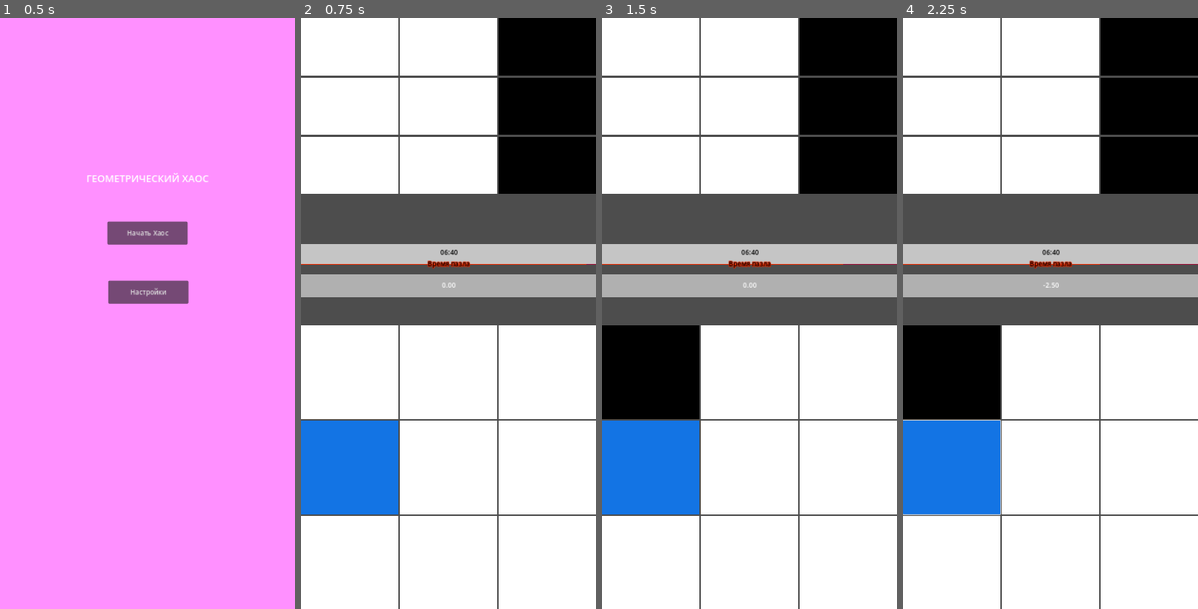
Above: before the commit, frames 1-4 (left to right).
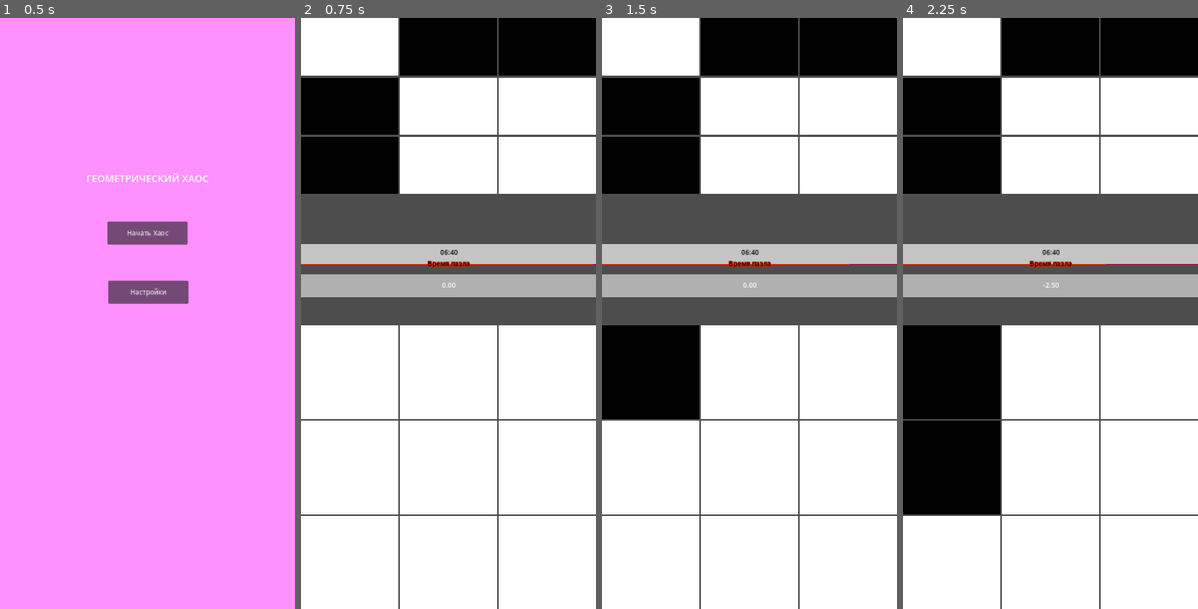
Above: after the commit, the same moments.

Repository: Less-ThanThree/square-chaos
Game: Godot game, scene res://Scenes/Main/Main.tscn
The game is run twice, just before and just after one commit, with the same random seed, the same clock (stepped at 60 frames per second) and the same inputs.
Inputs (mouse positions are in pixels of both pictures, inside the frame that each line leads up to):
- Up to frame 1 (0.5 s): no input
- Up to frame 2 (0.75 s): click "Начать Хаос" at 0.5 s
- Up to frame 3 (1.5 s): click (652, 372) at 1.27 s
- Up to frame 4 (2.25 s): click (953, 467) at 2.02 s

Frame 1 is identical in both runs. In frame 2, 21% of the frame differs, in the area x 0-100%, y 0-84%; in frame 3, 21%; in frame 4, 21%, in the area x 0-100%, y 0-85%.
Error in both runs: Attempt to call function 'get_device_name' in base 'null instance' on a null instance. (res://GlobalScripts/DeviceInfo.gd:7)

Commit message:
Fix dynamic change stage

Diff:
--- a/GlobalScripts/PlayerStatus.gd
+++ b/GlobalScripts/PlayerStatus.gd
@@ -156,8 +156,8 @@
 		"PlatesDebuffMin": 3,
 		"PlatesDebuffMax": 5,
 		"Path": true,
-		"AvalibaleBuffsId": [0, 1, 8, 11, 10],
-		"AvalibaleDebuffsId": [0, 1, 8, 10],
+		"AvalibaleBuffsId": [0 ,3, 1, 8, 11, 10],
+		"AvalibaleDebuffsId": [0, 3, 1, 8, 10],
 	},
 	4: {
 		"PointsStage": 3800.0,
@@ -171,8 +171,8 @@
 		"PlatesDebuffMin": 0,
 		"PlatesDebuffMax": 0,
 		"Path": true,
-		"AvalibaleBuffsId": [0, 1, 4, 8, 9, 11, 10],
-		"AvalibaleDebuffsId": [0, 1, 4, 8, 9, 10],
+		"AvalibaleBuffsId": [0, 1, 3, 4, 8, 9, 11, 10],
+		"AvalibaleDebuff sId": [0, 1, 3, 4, 8, 9, 10],
 	},
 	5: {
 		"PointsStage": 8200.0,
@@ -186,8 +186,8 @@
 		"PlatesDebuffMin": 0,
 		"PlatesDebuffMax": 0,
 		"Path": true,
-		"AvalibaleBuffsId": [0, 1, 4, 5, 8, 9, 11],
-		"AvalibaleDebuffsId": [0, 1, 4, 5, 8, 9, 10],
+		"AvalibaleBuffsId": [0, 1, 4, 3, 5, 8, 9, 11],
+		"AvalibaleDebuffsId": [0, 1, 4, 3, 5, 8, 9, 10],
 	},
 	6: {
 		"PointsStage": 14600.0,
@@ -201,8 +201,8 @@
 		"PlatesDebuffMin": 0,
 		"PlatesDebuffMax": 0,
 		"Path": true,
-		"AvalibaleBuffsId": [0, 1, 4, 5, 6, 8, 9],
-		"AvalibaleDebuffsId": [0, 1, 4, 5, 6, 8, 9],
+		"AvalibaleBuffsId": [0, 1, 3, 4, 5, 6, 8, 9],
+		"AvalibaleDebuffsId": [0, 1, 3, 4, 5, 6, 8, 9],
 	},
 	7: {
 		"PointsStage": 28800.0,
--- a/Scenes/Game/GameWithPath.gd
+++ b/Scenes/Game/GameWithPath.gd
@@ -20,14 +20,6 @@
 	timerWaitField2.wait_time = ProbabilityBank.StateFading["VisibleTime"]
 	timerInvisibleField1.wait_time = ProbabilityBank.StateFading["InvisibleTime"]
 	timerInvisibleField2.wait_time = ProbabilityBank.StateFading["InvisibleTime"]
-
-#	tween = get_tree().create_tween()
-#
-#	tween.tween_property(rectFadingField1, "color", colorEnd, ProbabilityBank.StateFading["FadeInTime"])
-#	tween.tween_property(rectFadingField1, "color", colorStart, ProbabilityBank.StateFading["FadeOutTime"])
-#	tween.tween_property(rectFadingField2, "color", colorEnd, ProbabilityBank.StateFading["FadeInTime"])
-#	tween.tween_property(rectFadingField2, "color", colorStart, ProbabilityBank.StateFading["FadeOutTime"])
-#	tween.stop()
 
 func _process(delta):
 	if PlayerStatus.getIsFadingBuffActive():
--- a/Scenes/Main/Game.gd
+++ b/Scenes/Main/Game.gd
@@ -2,7 +2,8 @@
 
 @onready var levelNoPath = preload("res://Scenes/Game/GameNoPath.tscn")
 @onready var levelWithPath = preload("res://Scenes/Game/GameWithPath.tscn")
-@onready var timer = $Timer
+@onready var timerCheckStageWithPath = $TimerCheckStageWithPath
+@onready var timerCheckStageNoPath = $TimerCheckStageNoPath
 @onready var isErrorRect = $isErrorFlash
 
 var currentLevel
@@ -25,17 +26,28 @@
 	if PlayerStatus.getIsErrorPlate():
 		animatedFlash()
 
-func _on_timer_timeout():
+func animatedFlash():
+	tween = get_tree().create_tween()
+	tween.tween_property(isErrorRect, "color", colorErrorEnd, 0.2)
+	tween.tween_property(isErrorRect, "color", colorError, 0.2)
+	tween.play()
+
+func _on_timer_check_stage_with_path_timeout():
 	if PlayerStatus.getPath():
 		self.remove_child(currentLevel)
 		PlayerStatus.setCurrentLevelField()
 		currentLevel = levelWithPath.instantiate()
 		self.add_child(currentLevel)
-		timer.stop()
+		timerCheckStageWithPath.stop()
+		timerCheckStageNoPath.start()
 		PlayerStatus.LevelsCount = 2
 
-func animatedFlash():
-	tween = get_tree().create_tween()
-	tween.tween_property(isErrorRect, "color", colorErrorEnd, 0.2)
-	tween.tween_property(isErrorRect, "color", colorError, 0.2)
-	tween.play()
+func _on_timer_check_stage_no_path_timeout():
+	if PlayerStatus.getPath() == false:
+		self.remove_child(currentLevel)
+		PlayerStatus.setCurrentLevelField()
+		PlayerStatus.LevelsCount = 1
+		currentLevel = levelNoPath.instantiate()
+		self.add_child(currentLevel)
+		timerCheckStageWithPath.start()
+		timerCheckStageNoPath.stop()
--- a/Scenes/Main/Game.tscn
+++ b/Scenes/Main/Game.tscn
@@ -13,8 +13,13 @@
 grow_vertical = 2
 color = Color(0.607843, 0.054902, 0, 0)
 
-[node name="Timer" type="Timer" parent="."]
-wait_time = 0.3
+[node name="TimerCheckStageWithPath" type="Timer" parent="."]
+wait_time = 0.1
 autostart = true
 
-[connection signal="timeout" from="Timer" to="." method="_on_timer_timeout"]
+[node name="TimerCheckStageNoPath" type="Timer" parent="."]
+wait_time = 0.1
+autostart = true
+
+[connection signal="timeout" from="TimerCheckStageWithPath" to="." method="_on_timer_check_stage_with_path_timeout"]
+[connection signal="timeout" from="TimerCheckStageNoPath" to="." method="_on_timer_check_stage_no_path_timeout"]
